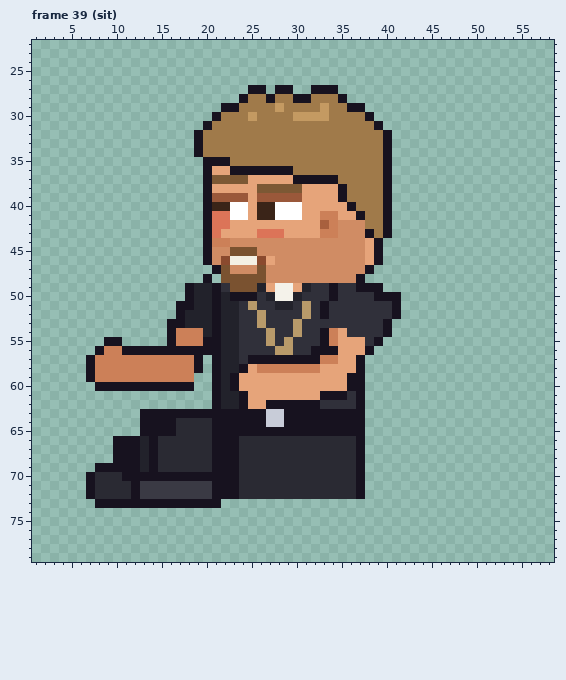
File history of a pixel-art file, sprites/expo/expo_priest_left_anim.aseprite. The picture above was drawn from the file before the commit.
64x80 pixels, 129 frames. Colours within 5 levels of each other are drawn and written as one. Shown: frame 39 (sit): x 1..58, y 22..79. The old version is drawn lined up with the new one. The commit also changed other frames, which this record leaves out.
The same view after the edit:
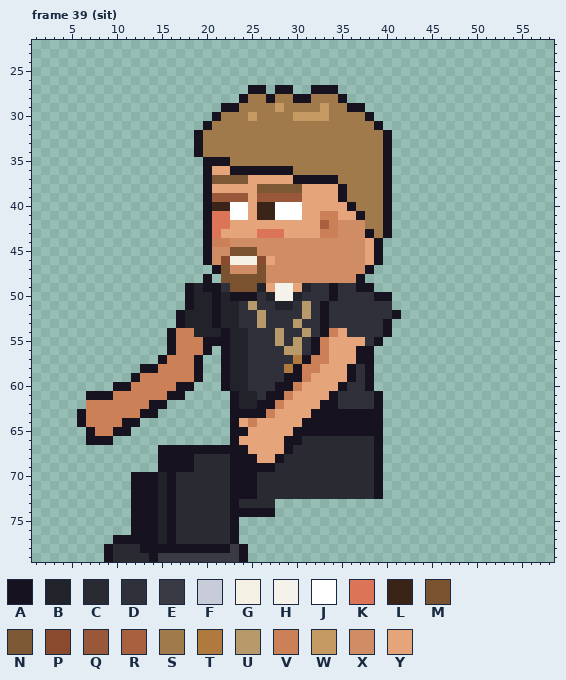
Palette (. is transparent): A #17121f  B #22222b  C #2a2a33  D #30303a  E #3a3a44  F #c8ccd8  G #f4f0e4  H #f4f2ea  J #ffffff  K #dc7458  L #3a2418  M #7a5230  N #7c5834  P #8a4a2e  Q #9a583a  R #a8603e  S #a07a4a  T #b07a3e  U #b89a6a  V #cc8058  W #c49a62  X #d08c64  Y #e6a47a
Difference:
whole drawing moved by -2,-6 (the old picture is shown already moved)
Changed rows in their new state; - is an unchanged pixel.
Frame 39 (sit):
first column x 6:
49 --------------A------------------.--
50 -----------------------------------.
51 -----------.-----------------------.
53 ----------.----------------A--------
54 -------------B-BA-B--DU-DU----------
55 ---..-----------A-B--DUDU-AVY-------
56 --........-VVV-.A-B---D-U--VY--A----
57 -........A-----.A-BDDDDDT-V-Y---A---
58 -......AA------.A-BDDDDTA-----ADA---
59 -.....A------A-.ABBDDDDAAV-----DA---
60 --..--VVVVV----.ABBDDDAAV----ADDA---
61 -AAAVVVVVVAA---..ABBDAAV---Y-D-DDA--
62 -VVVVVVVAA-----..ABBA-VYYYYAA--DDA--
63 AVVVVVV--........----VYYYY------AA--
64 AVVVVAA..........-YVYYYYY-------AA--
65 -AVVAA-..........--YYYYY--------AA--
66 -AAA.............-YYYYYAA------CCA--
67 ----.....AAAAAA---AYYYYA-------CCA--
68 ----.....AAAA--CC-AAYYA--------CCA--
69 --.......AAAA--CC-AAAA---------CCA--
70 -.....---B-CCCCCC-AA-----------CCA--
71 -.....-AABACCCCCC-AA-----------CCA--
72 -.....-AABACCCCCC-AA-----------CCA--
73 --....---B-CCCCCCACCCC--------------
74 ------AAABACCCCCCAAAAA--------------
75 ------AAABACCCCCCA------------------
76 ------AAABACCCCCCA------------------
77 ----AAAAABACCCCCCA------------------
78 ---ACCCAAAAAAAAAAEA-----------------
79 ---ACCCCAEEEEEEEEEA-----------------
Changed places in both pictures, as pixel boxes (x1, y1, x2, y2):
changed: (77, 283, 401, 562)
